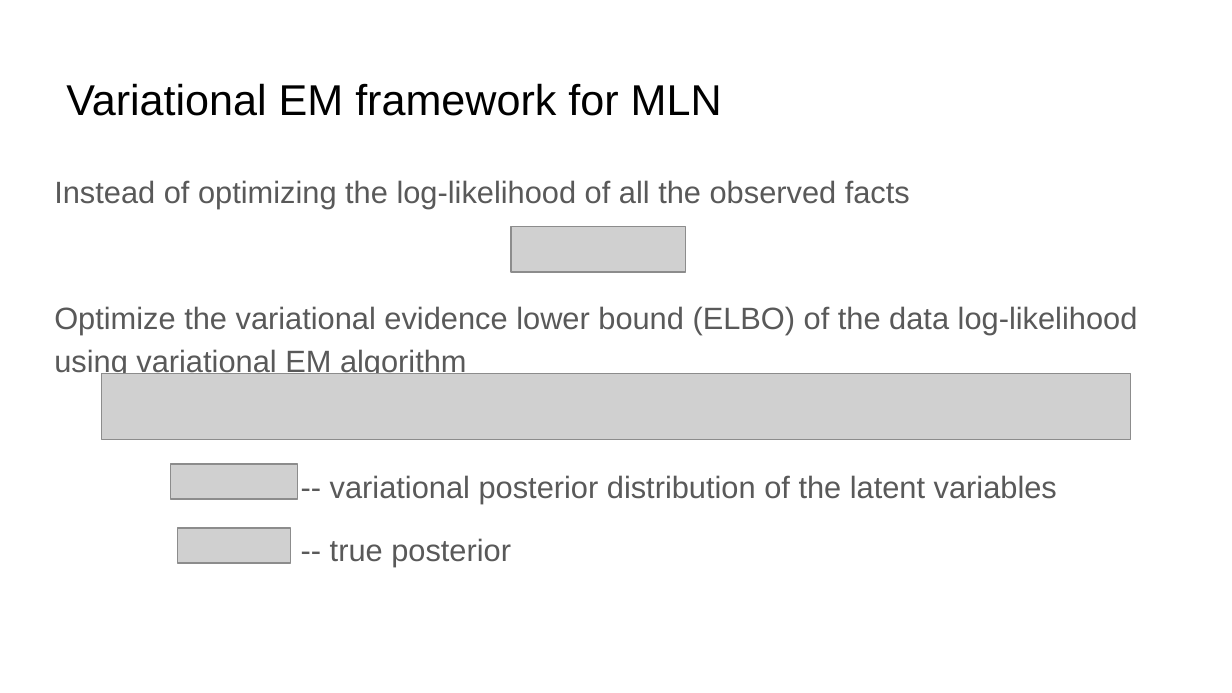
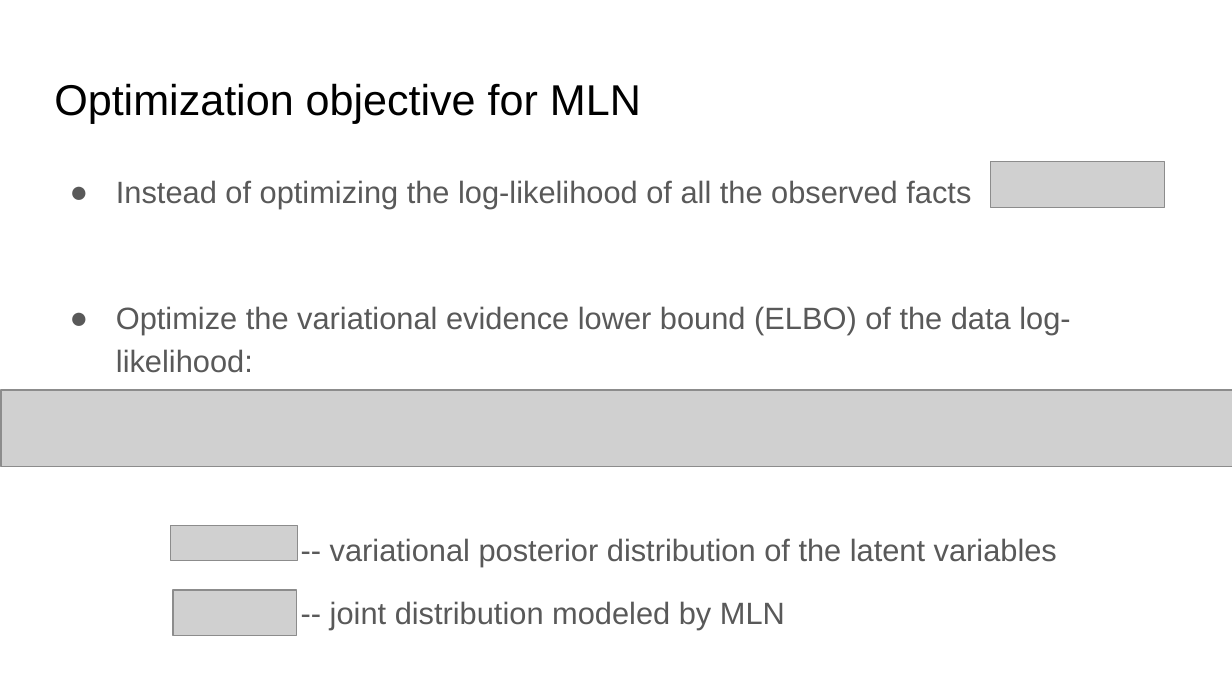
Before and after one commit to yichousun/Winter2021_CS249_GNN, a slide deck: slide 14 of Paper_Presentation/Knowledge_Graph/Efficient_Probabilistic_Logic_Reasoning_with_Graph_Neural_Networks/presentation/cs249 presentation.pptx (slide 10 before the commit). Drawn at 1232x693 pixels with LibreOffice and Linux fonts; fonts in the diff are those of the drawing; grey boxes stand for pictures. Boxes give left, top, right and bottom in pixels: in the first picture for what was removed or moved away, otherwise in the second. Text is boxed around its words. In the diff, an @@ line names an element or a change of style, - is before the commit and + after.

```diff
--- a/Paper_Presentation/Knowledge_Graph/Efficient_Probabilistic_Logic_Reasoning_with_Graph_Neural_Networks/presentation/cs249 presentation.pptx
+++ b/Paper_Presentation/Knowledge_Graph/Efficient_Probabilistic_Logic_Reasoning_with_Graph_Neural_Networks/presentation/cs249 presentation.pptx
@@ title at [54, 83, 641, 123]: text changed @@
-Variational EM framework for MLN
+Optimization objective for MLN
@@ picture: place and size @@
-picture at [511, 227, 686, 272]
+picture at [991, 161, 1165, 207]
@@ text at [116, 180, 971, 209]: bullet none to ● @@
@@ text at [116, 306, 1070, 373]: text changed @@
-Optimize the variational evidence lower bound (ELBO) of the data log-likelihood using variational EM algorithm
+● Optimize the variational evidence lower bound (ELBO) of the data log-likelihood:
@@ picture removed at [101, 373, 1130, 439] @@
@@ picture added at [1, 391, 1232, 467] @@
@@ picture: place and size @@
-picture at [171, 464, 298, 499]
+picture at [171, 526, 298, 561]
@@ picture removed at [177, 529, 291, 563] @@
@@ picture added at [172, 590, 296, 636] @@
@@ text at [330, 601, 785, 630]: text changed @@
--- true posterior
+-- joint distribution modeled by MLN
```
Also in this commit, not shown: 17 other slides changed, 11 slides added, 4 slides removed, 1 other file.
